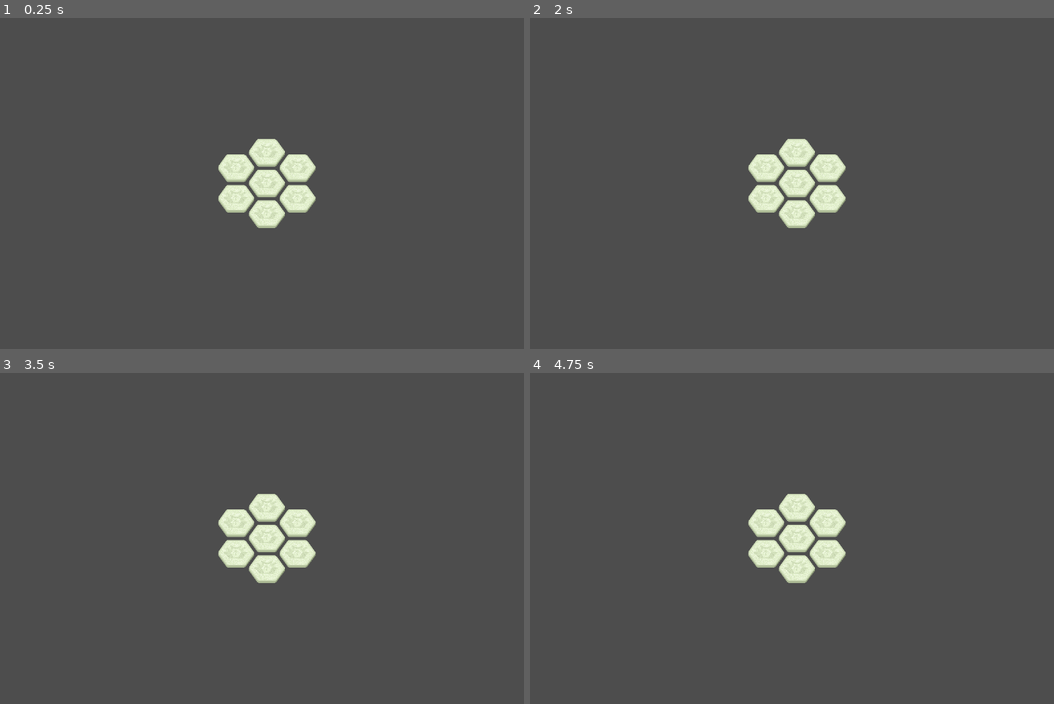
Above: before the commit, frames 1-4 (two rows, left to right).
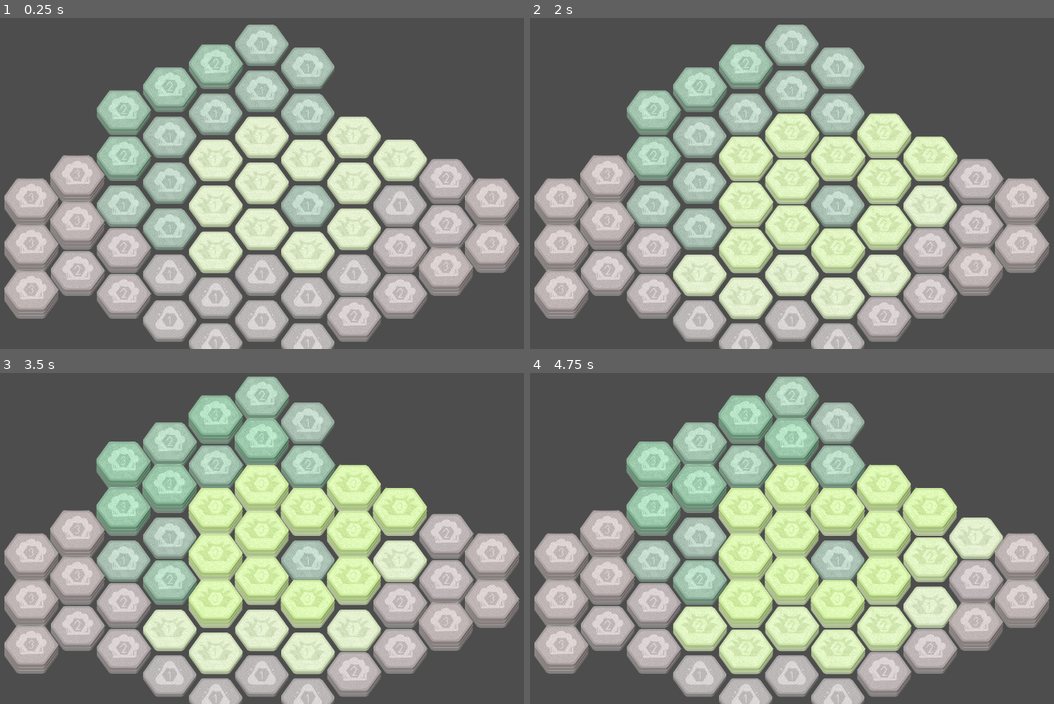
Above: after the commit, the same moments.

Repository: verityley/TheLastBeeastion
Game: Godot game, scene res://Scenes/Stages/World/world_map.tscn
The game is run twice, just before and just after one commit, with the same random seed, the same clock (stepped at 60 frames per second) and the same inputs. The project has no main scene, so this scene is started directly.
Inputs (mouse positions are in pixels of both pictures, inside the frame that each line leads up to):
- Up to frame 1 (0.25 s): no input
- Up to frame 2 (2 s): tap Enter at 0.5 s; move the mouse to (938, 166) at 0.52 s; tap Space (ProgressTurn) at 0.6, 1.25, 1.55 s; move the mouse to (687, 200) at 1.27 s; click (687, 200) at 1.35 s
- Up to frame 3 (3.5 s): move the mouse to (335, 465) at 2.02 s; tap Space (ProgressTurn) at 2.1, 2.85 s; tap Enter at 2.75 s; move the mouse to (246, 604) at 2.77 s
- Up to frame 4 (4.75 s): move the mouse to (985, 588) at 3.52 s; press the mouse at (985, 588) at 3.53 s; tap Space (ProgressTurn) at 3.8, 4.25, 4.35 s; move the mouse to (629, 488) at 4.27 s; release the mouse at (629, 488) at 4.28 s

The runs differ from the first frame. In frame 1, 53% of the frame differs, in the area x 0-100%, y 2-100%; in frame 2, 55%; in frame 3, 57%; in frame 4, 58%, in the area x 0-100%, y 1-100%.
Error before the commit: Invalid access to property or key 'tagsDatabase' on a base object of type 'null instance'. (res://Scripts/Board/WorldMap.gd:19)

Commit message:
Fixed it! Probably. Maybe.

Diff:
--- a/Scenes/Stages/Autoloads/HexDatabase.tscn
+++ b/Scenes/Stages/Autoloads/HexDatabase.tscn
@@ -1,17 +1,21 @@
-[gd_scene load_steps=2 format=3 uid="uid://gowwh5dt3n6i"]
+[gd_scene load_steps=6 format=3 uid="uid://gowwh5dt3n6i"]
 
 [ext_resource type="Script" path="res://Scenes/Stages/Autoloads/HexDatabase.gd" id="1_bw4k7"]
+[ext_resource type="Resource" uid="uid://dv4l2rsudo0eb" path="res://Scripts/Resources/Tiles/Brush.tres" id="2_esdhl"]
+[ext_resource type="Resource" uid="uid://dsd8phi1rvkwl" path="res://Scripts/Resources/Tiles/Forest.tres" id="3_iv45n"]
+[ext_resource type="Resource" uid="uid://be278mkdcaghn" path="res://Scripts/Resources/Tiles/Ash.tres" id="4_5teru"]
+[ext_resource type="Resource" uid="uid://byi2x38dlb0wo" path="res://Scripts/Resources/Tiles/Stone.tres" id="5_37fra"]
 
 [node name="HexDatabase" type="Node"]
 script = ExtResource("1_bw4k7")
 type = {
-"Ash": null,
-"Brush": null,
+"Ash": ExtResource("4_5teru"),
+"Brush": ExtResource("2_esdhl"),
 "Empty": null,
 "Fire": null,
-"Forest": null,
+"Forest": ExtResource("3_iv45n"),
 "Garden": null,
 "Hive": null,
-"Stone": null,
+"Stone": ExtResource("5_37fra"),
 "Water": null
 }
--- a/Scenes/Stages/World/world_map.tscn
+++ b/Scenes/Stages/World/world_map.tscn
@@ -1,7 +1,11 @@
-[gd_scene load_steps=5 format=3 uid="uid://cepuo6625f5j0"]
+[gd_scene load_steps=9 format=3 uid="uid://cepuo6625f5j0"]
 
 [ext_resource type="Texture2D" uid="uid://bkhpfriatbcr3" path="res://Assets/Tile Graphics/minimalHexes.png" id="1_21n8k"]
+[ext_resource type="Resource" uid="uid://dv4l2rsudo0eb" path="res://Scripts/Resources/Tiles/Brush.tres" id="1_lo43y"]
+[ext_resource type="Resource" uid="uid://dsd8phi1rvkwl" path="res://Scripts/Resources/Tiles/Forest.tres" id="2_1u0g0"]
 [ext_resource type="Script" path="res://Scripts/Debug/debugMap.gd" id="2_jc8hh"]
+[ext_resource type="Resource" uid="uid://be278mkdcaghn" path="res://Scripts/Resources/Tiles/Ash.tres" id="3_0wvqc"]
+[ext_resource type="Resource" uid="uid://byi2x38dlb0wo" path="res://Scripts/Resources/Tiles/Stone.tres" id="4_i4tqr"]
 
 [sub_resource type="TileSetAtlasSource" id="TileSetAtlasSource_h4knm"]
 texture = ExtResource("1_21n8k")
@@ -9,27 +13,34 @@
 0:0/0 = 0
 0:0/0/texture_origin = Vector2i(0, 40)
 0:0/0/custom_data_0 = 1
+0:0/0/custom_data_1 = ExtResource("1_lo43y")
 1:0/0 = 0
 1:0/0/texture_origin = Vector2i(0, 40)
 1:0/0/custom_data_0 = 2
+1:0/0/custom_data_1 = ExtResource("1_lo43y")
 2:0/0 = 0
 2:0/0/texture_origin = Vector2i(0, 40)
 2:0/0/custom_data_0 = 3
+2:0/0/custom_data_1 = ExtResource("1_lo43y")
 2:1/0 = 0
 2:1/0/texture_origin = Vector2i(0, 40)
 2:1/0/custom_data_0 = 3
+2:1/0/custom_data_1 = ExtResource("2_1u0g0")
 1:1/0 = 0
 1:1/0/texture_origin = Vector2i(0, 40)
 1:1/0/custom_data_0 = 2
+1:1/0/custom_data_1 = ExtResource("2_1u0g0")
 0:1/0 = 0
 0:1/0/texture_origin = Vector2i(0, 40)
 0:1/0/custom_data_0 = 1
+0:1/0/custom_data_1 = ExtResource("2_1u0g0")
 0:2/0 = 0
 0:2/0/texture_origin = Vector2i(0, 40)
 0:2/0/custom_data_0 = 1
 0:3/0 = 0
 0:3/0/texture_origin = Vector2i(0, 40)
 0:3/0/custom_data_0 = 1
+0:3/0/custom_data_1 = ExtResource("3_0wvqc")
 0:4/0 = 0
 0:4/0/texture_origin = Vector2i(0, 40)
 0:4/0/custom_data_0 = 1
@@ -42,12 +53,15 @@
 0:7/0 = 0
 0:7/0/texture_origin = Vector2i(0, 40)
 0:7/0/custom_data_0 = 1
+0:7/0/custom_data_1 = ExtResource("4_i4tqr")
 1:7/0 = 0
 1:7/0/texture_origin = Vector2i(0, 40)
 1:7/0/custom_data_0 = 2
+1:7/0/custom_data_1 = ExtResource("4_i4tqr")
 2:7/0 = 0
 2:7/0/texture_origin = Vector2i(0, 40)
 2:7/0/custom_data_0 = 3
+2:7/0/custom_data_1 = ExtResource("4_i4tqr")
 2:6/0 = 0
 2:6/0/texture_origin = Vector2i(0, 40)
 2:6/0/custom_data_0 = 3
@@ -60,6 +74,7 @@
 2:3/0 = 0
 2:3/0/texture_origin = Vector2i(0, 40)
 2:3/0/custom_data_0 = 3
+2:3/0/custom_data_1 = ExtResource("3_0wvqc")
 2:2/0 = 0
 2:2/0/texture_origin = Vector2i(0, 40)
 2:2/0/custom_data_0 = 3
@@ -69,6 +84,7 @@
 1:3/0 = 0
 1:3/0/texture_origin = Vector2i(0, 40)
 1:3/0/custom_data_0 = 2
+1:3/0/custom_data_1 = ExtResource("3_0wvqc")
 1:4/0 = 0
 1:4/0/texture_origin = Vector2i(0, 40)
 1:4/0/custom_data_0 = 2
@@ -81,6 +97,7 @@
 3:1/0 = 0
 3:1/0/texture_origin = Vector2i(0, 40)
 3:1/0/custom_data_0 = 4
+3:1/0/custom_data_1 = ExtResource("2_1u0g0")
 
 [sub_resource type="TileSet" id="TileSet_20swi"]
 tile_shape = 3
@@ -94,11 +111,16 @@
 
 [node name="WorldMap" type="TileMap"]
 y_sort_enabled = true
-scale = Vector2(0.2, 0.2)
 tile_set = SubResource("TileSet_20swi")
 format = 2
 layer_0/y_sort_enabled = true
-layer_0/tile_data = PackedInt32Array(65535, 0, 0, 65534, 0, 0, -2, 0, 0, -65537, 0, 0, -65536, 0, 0, -1, 0, 0, 0, 0, 0)
+layer_0/tile_data = PackedInt32Array(-1, 0, 0, -2, 0, 0, 65534, 0, 0, 65535, 0, 0, 0, 0, 1, -65536, 0, 0, -65537, 0, 0, -65535, 0, 0, 1, 0, 0, 65536, 0, 0, -65534, 0, 0, 2, 0, 3, 131071, 0, 3, -131071, 0, 0, 131070, 0, 0, -3, 0, 1, 65533, 0, 1, -65539, 0, 1, -65538, 0, 1, -131073, 0, 1, -131072, 0, 1, -196608, 0, 1, -196609, 0, 1, -131074, 65536, 1, -131075, 65536, 1, -4, 65536, 1, 65532, 0, 1, -65540, 65536, 1, 196606, 0, 3, 131072, 0, 3, 65537, 0, 3, 65538, 65536, 3, -65533, 65536, 3, 196607, 0, 3, 3, 65536, 3, 131074, 65536, 3, 131073, 65536, 3, 196608, 0, 3, 65539, 131072, 3, 4, 131072, 3, 65540, 131072, 3, 262142, 0, 3, 196605, 0, 3, 131069, 0, 3, 131068, 65536, 3, 196604, 65536, 3, 131067, 65536, 3, 65531, 131072, 3, 196602, 131072, 3, 131066, 131072, 3, 65530, 131072, 3, -5, 131072, 3)
 script = ExtResource("2_jc8hh")
 
 [node name="Camera2D" type="Camera2D" parent="."]
+zoom = Vector2(0.3, 0.3)
+
+[node name="Timer" type="Timer" parent="."]
+wait_time = 0.2
+
+[connection signal="timeout" from="Timer" to="." method="_on_timer_timeout"]
--- a/Scripts/Debug/debugMap.gd
+++ b/Scripts/Debug/debugMap.gd
@@ -38,4 +38,14 @@
 				##prints(tile, hexDatabase[tile].tileType.name)
 
 	if Input.is_action_just_pressed("ProgressTurn"):
-		WorldTurn()
+		if $Timer.is_stopped():
+			$Timer.start()
+			print("Timer Started")
+		else:
+			$Timer.stop()
+
+
+
+
+func _on_timer_timeout():
+	WorldTurn()
--- a/Scripts/Resources/Tiles/Ash.tres
+++ b/Scripts/Resources/Tiles/Ash.tres
@@ -7,7 +7,7 @@
 name = "Ash"
 tileIndex = Vector2i(0, 3)
 stackMax = 3
-counterStart = 6
+counterStart = 12
 soundScale = []
 tagsDatabase = {
 "Blocked": false,
--- /dev/null
+++ b/Scripts/Resources/Tiles/Stone.tres
@@ -0,0 +1,22 @@
+[gd_resource type="Resource" script_class="TileRuleset" load_steps=2 format=3 uid="uid://byi2x38dlb0wo"]
+
+[ext_resource type="Script" path="res://Scripts/Board/TileRuleset.gd" id="1_4u2nu"]
+
+[resource]
+script = ExtResource("1_4u2nu")
+name = "Stone"
+tileIndex = Vector2i(0, 7)
+stackMax = 3
+counterStart = -1
+soundScale = []
+tagsDatabase = {
+"Blocked": false,
+"Damp": false,
+"Fertile": false,
+"Flammable": false,
+"Irreplacable": false,
+"Open": true
+}
+trigTag = ""
+trigTurns = 0
+trigFlowTile = Vector2i(0, 0)
